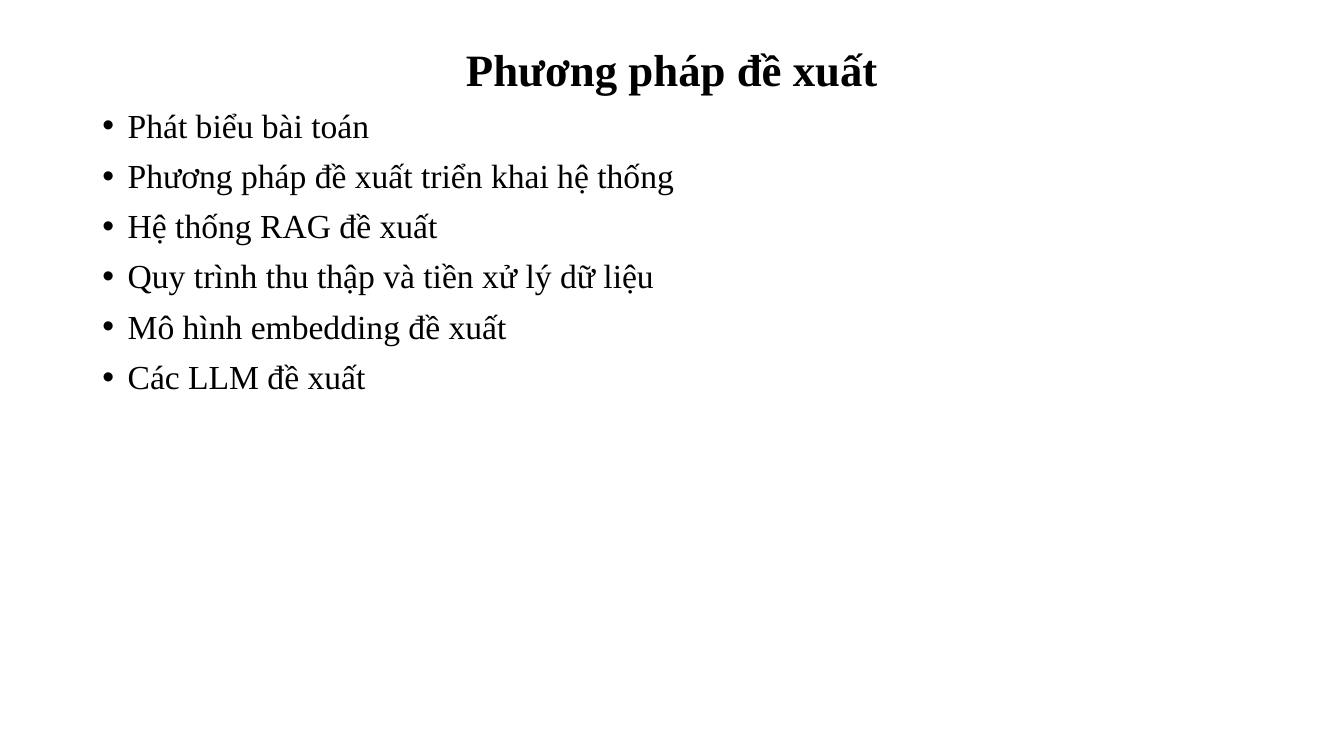
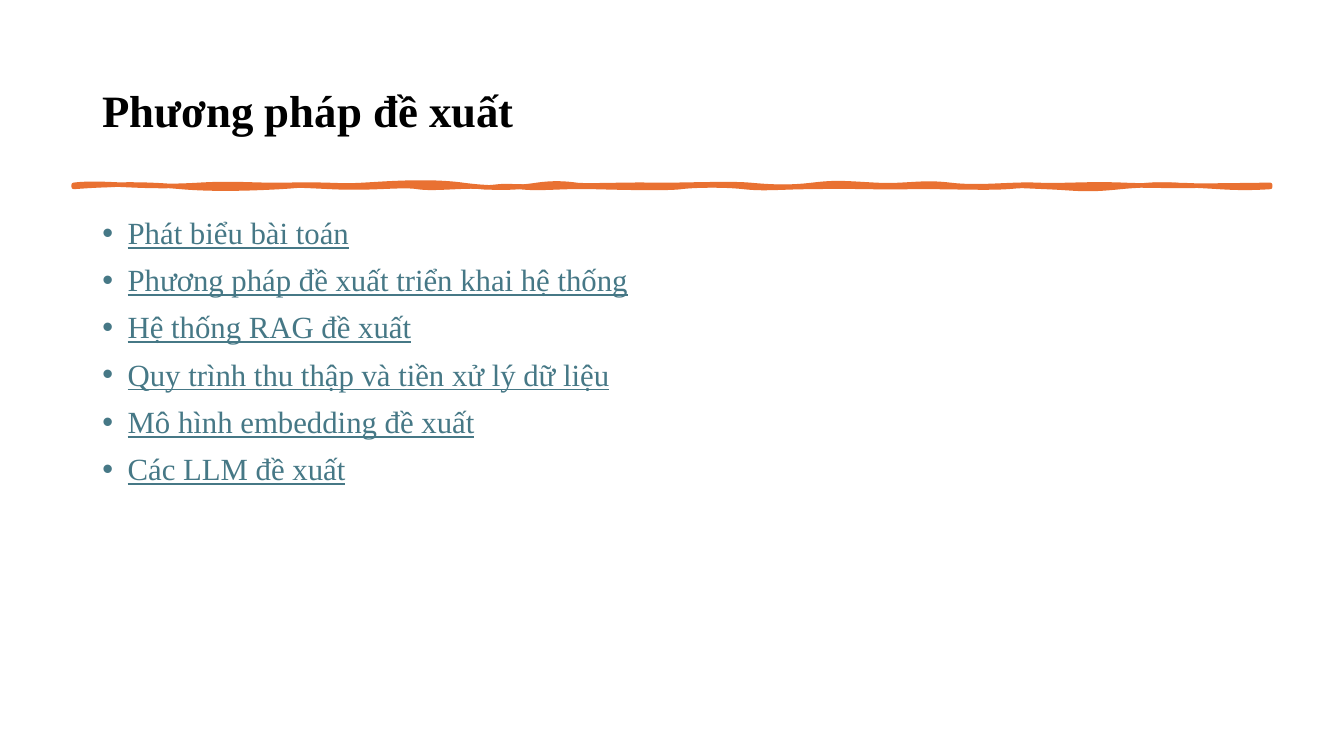
Before and after one commit to ngovanuc/Vietnamese_History_Chatbot, a slide deck: slide 8 of documents/slide bao cao.pptx (slide 7 before the commit). Drawn at 1344x756 pixels with LibreOffice and Linux fonts; fonts in the diff are those of the drawing. Boxes give left, top, right and bottom in pixels: in the first picture for what was removed or moved away, otherwise in the second. Text is boxed around its words. In the diff, an @@ line names an element or a change of style, - is before the commit and + after.

```diff
--- a/documents/slide bao cao.pptx
+++ b/documents/slide bao cao.pptx
@@ title "Phương pháp đề xuất" at <box>102,94,514,137</box>: alignment centre to left @@
@@ freeform shape added at <box>74,185,1270,187</box>, fill #E97132, outline #E97132 3.25 pt @@
@@ text "Phát biểu bài toán": place and size @@
-text "Phát biểu bài toán" at <box>128,113,674,390</box>
+text "Phát biểu bài toán" at <box>128,221,628,485</box>
@@ text "Phát biểu bài toán" at <box>128,221,628,485</box>: size 24 to 22 pt, text colour #000000 to #467886, underline on @@
```
Also in this commit, not shown: 31 other slides changed, 3 slides added, 3 slides removed.
